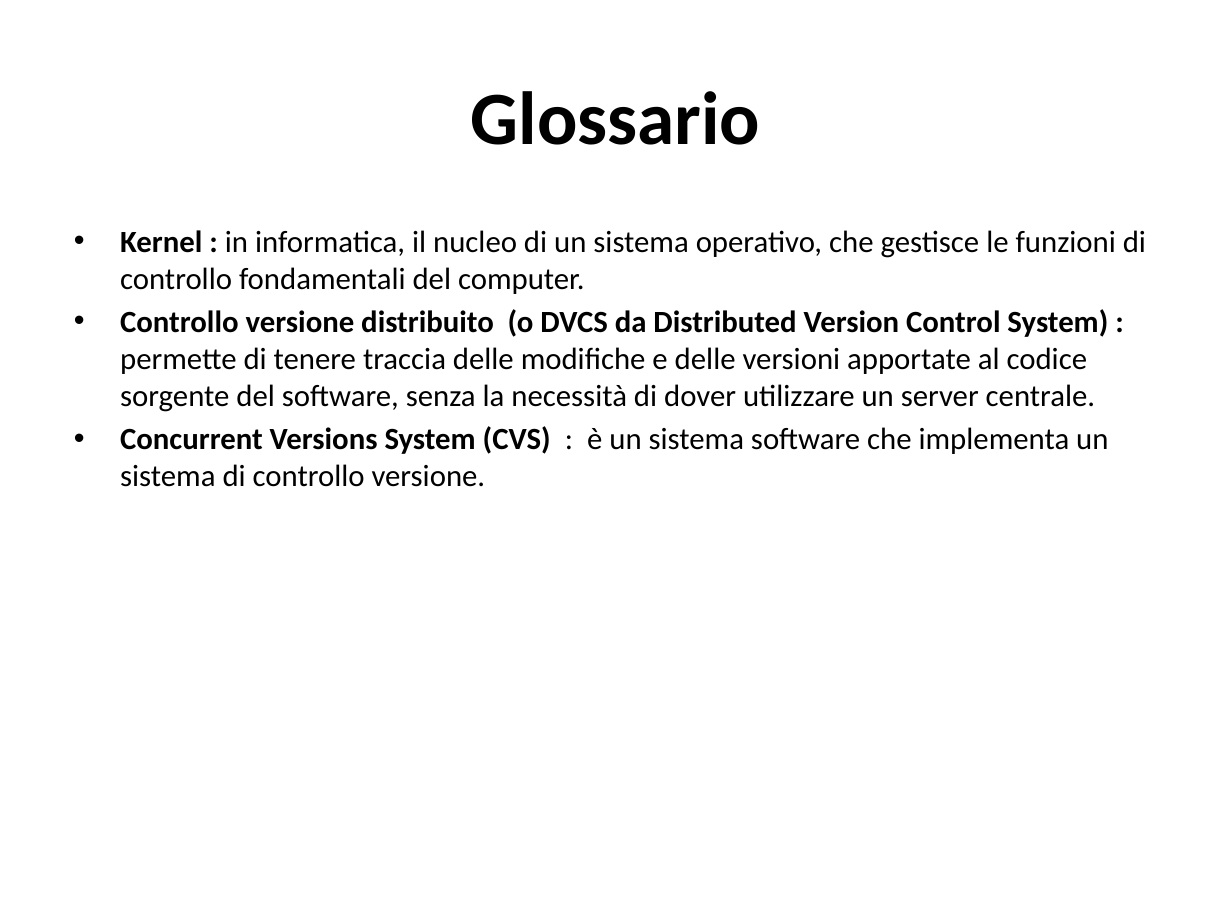
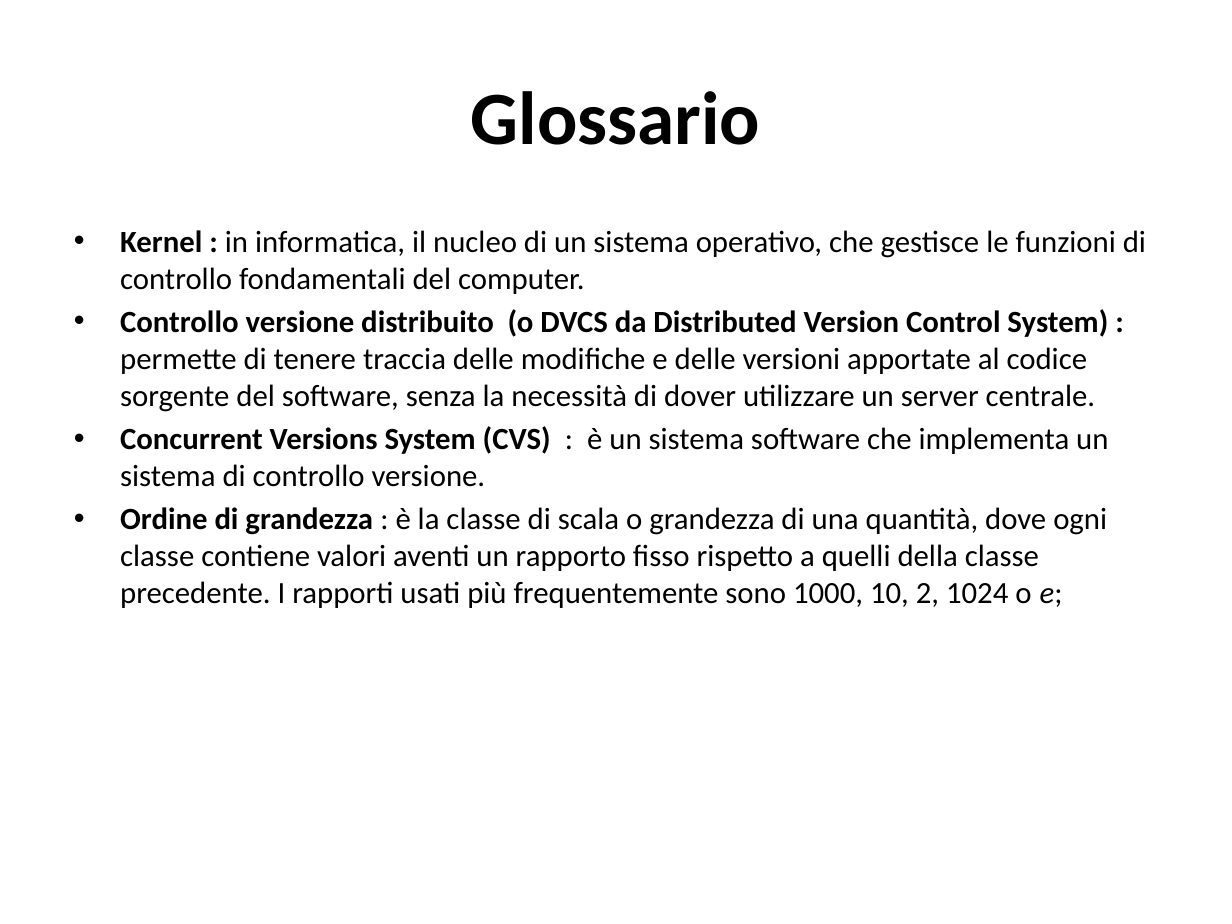
Before and after one commit to TeamEngim/GitHub-Introduction, a slide deck: slide 24 of Primi passi su GitHub.pptx (slide 12 before the commit). Drawn at 1232x924 pixels with LibreOffice and Linux fonts; fonts in the diff are those of the drawing. Boxes give left, top, right and bottom in pixels: in the first picture for what was removed or moved away, otherwise in the second. Text is boxed around its words. In the diff, an @@ line names an element or a change of style, - is before the commit and + after.

```diff
--- a/Primi passi su GitHub.pptx
+++ b/Primi passi su GitHub.pptx
@@ text at (120,507,1107,608): paragraph added @@
+• Ordine di grandezza : è la classe di scala o grandezza di una quantità, dove ogni classe contiene valori aventi un rapporto fisso rispetto a quelli della classe precedente. I rapporti usati più frequentemente sono 1000, 10, 2, 1024 o e;
```
Also in this commit, not shown: 7 other slides changed, 14 slides added, 2 slides removed.
